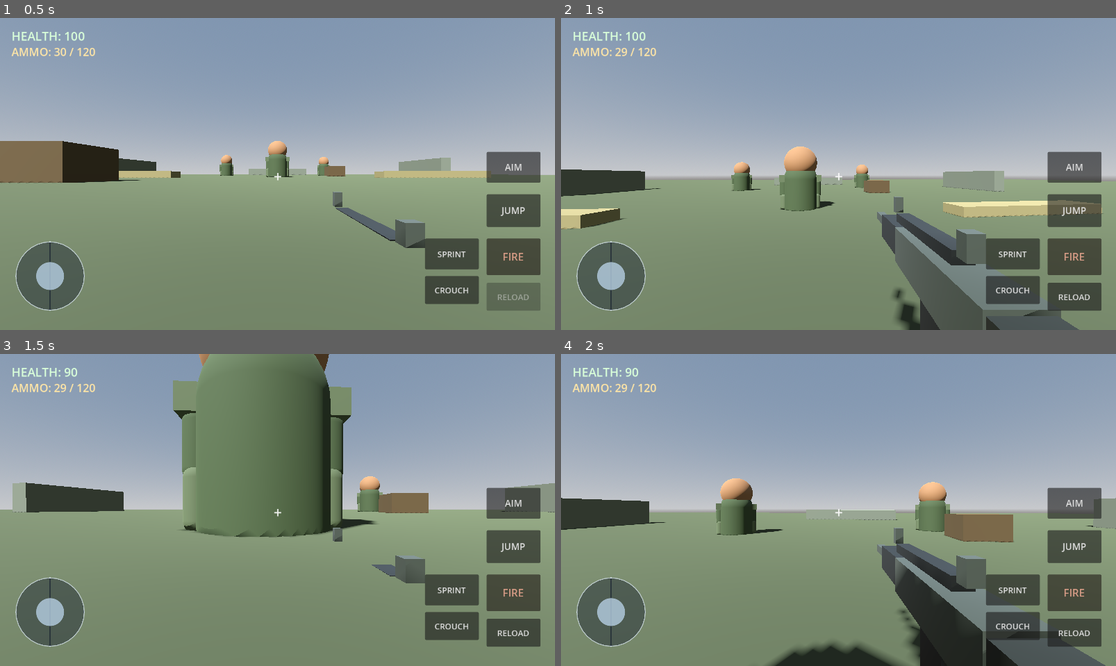
Above: before the commit, frames 1-4 (two rows, left to right).
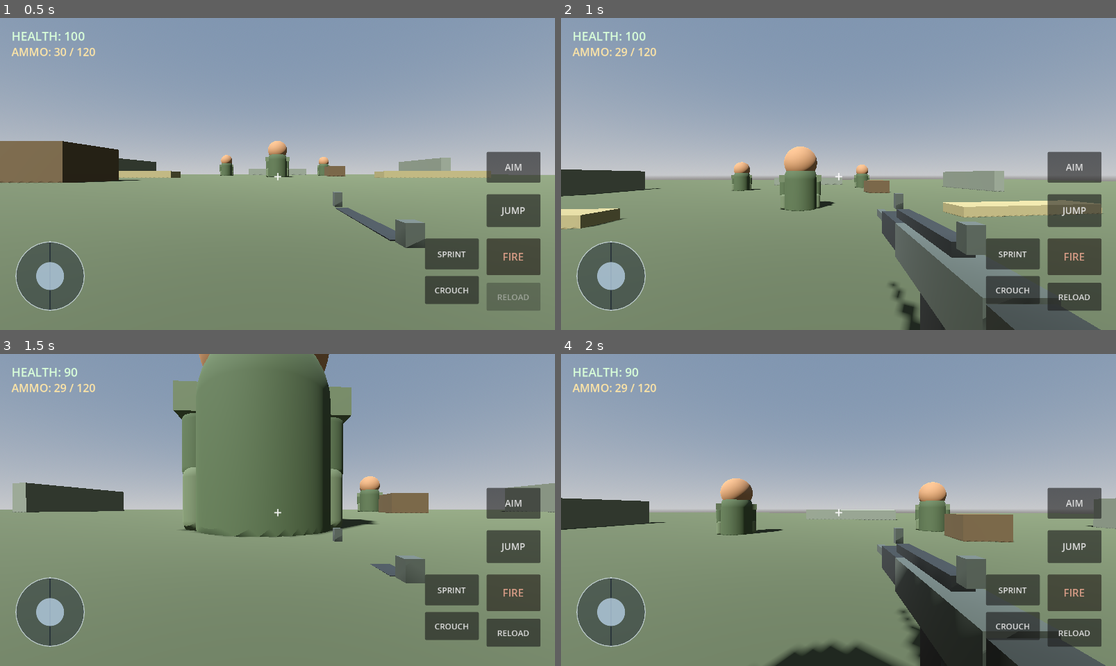
Above: after the commit, the same moments.

Repository: leefortine86-eng/Hunger-For-War
Game: Godot game, scene res://scenes/main.tscn
The game is run twice, just before and just after one commit, with the same random seed, the same clock (stepped at 60 frames per second) and the same inputs.
Inputs (mouse positions are in pixels of both pictures, inside the frame that each line leads up to):
- Up to frame 1 (0.5 s): no input
- Up to frame 2 (1 s): tap Enter at 0.5 s; move the mouse to (866, 174) at 0.52 s; hold W (move_forward) from 0.53 s (still down); tap R at 0.6 s; click (866, 174) at 0.67 s; tap Space at 0.77 s
- Up to frame 3 (1.5 s): keep holding W (move_forward); move the mouse to (249, 510) at 1.27 s; tap Shift at 1.35 s
- Up to frame 4 (2 s): keep holding W (move_forward); tap Space at 1.52 s

Frame 1 is identical in both runs. In frame 2, 2.6% of the frame differs, in the area x 56-98%, y 56-100%; in frame 3, less than 0.1%; in frame 4, nothing differs.

Commit message:
Stabilize first-person rifle recoil recovery

Diff:
--- a/scripts/weapon.gd
+++ b/scripts/weapon.gd
@@ -73,8 +73,8 @@
 func _process(delta):
     if is_instance_valid(weapon_model):
         var target_position = weapon_aim_position if aiming else weapon_home_position
+        target_position.y -= recoil_amount
         weapon_model.position = weapon_model.position.lerp(target_position, min(delta * 12.0, 1.0))
-        weapon_model.position.y -= recoil_amount
         weapon_model.rotation.x = lerp(weapon_model.rotation.x, 0.0, min(delta * 10.0, 1.0))
     recoil_amount = move_toward(recoil_amount, 0.0, delta * 0.8)
 
